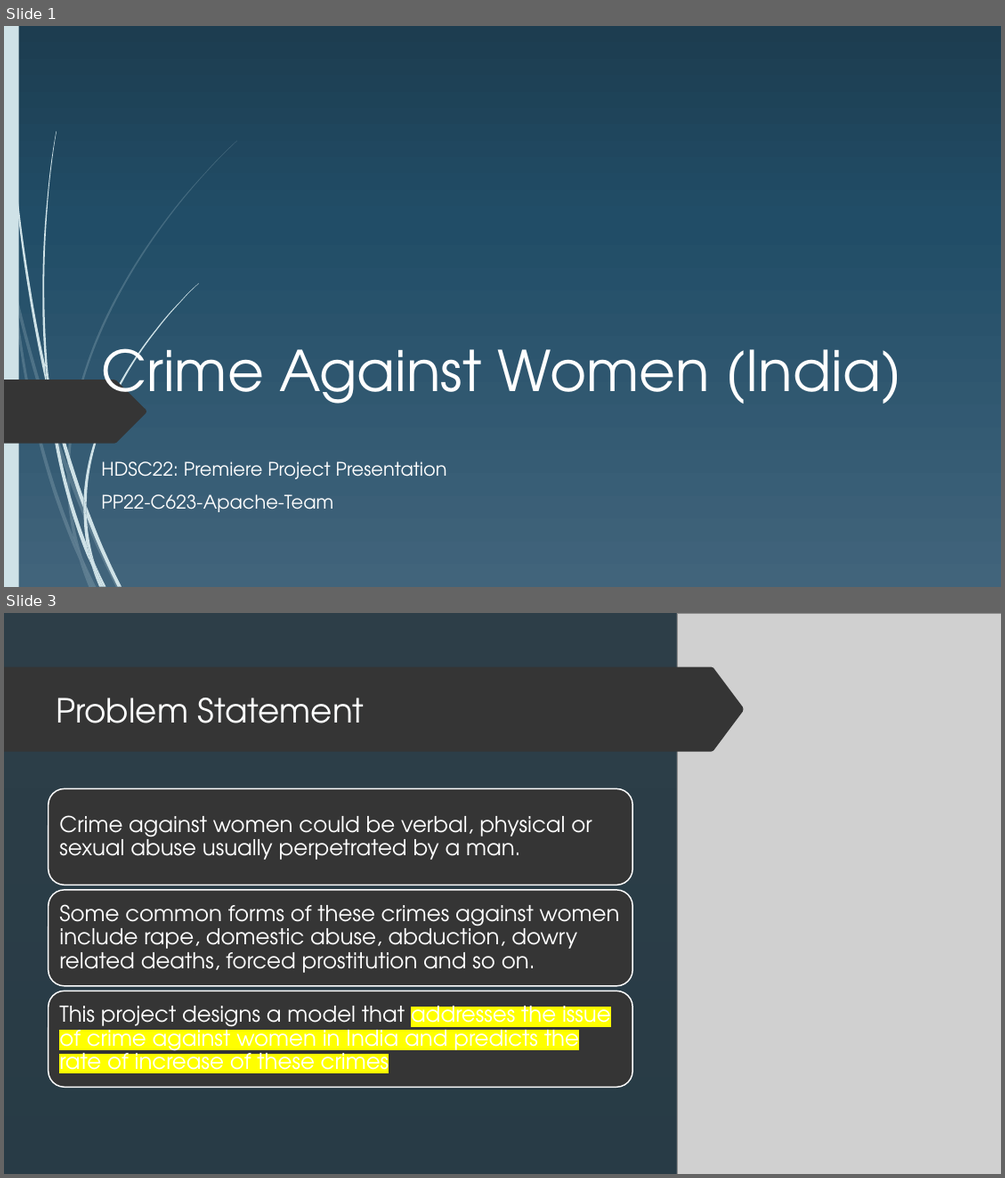
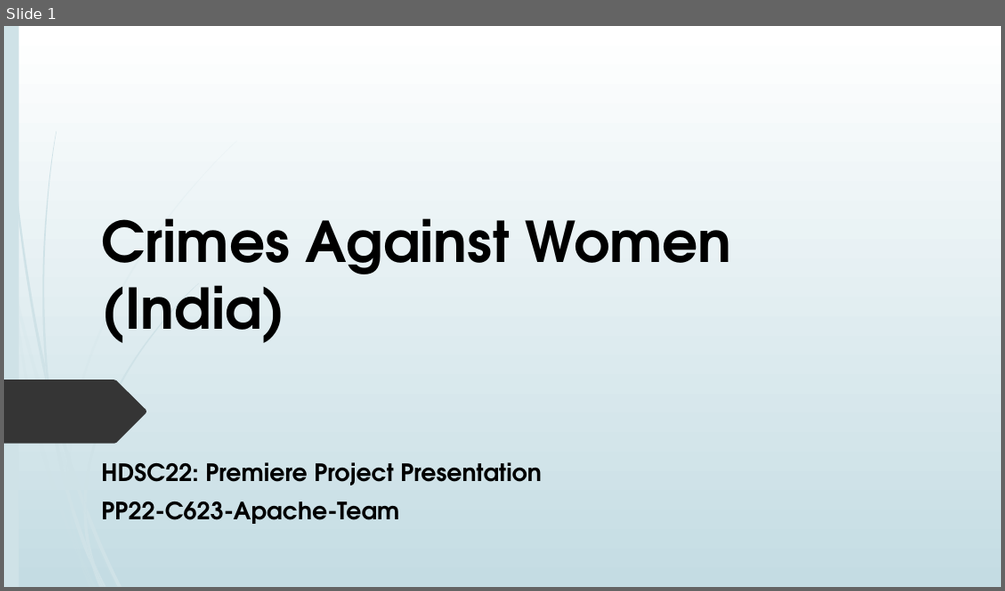
Before and after one commit to apacheteam/Crime-Against-Women-PP22-C623-APACHE-TEAM, a slide deck: PPT.pptx. Shown one above the other, each under a label of ours: slides 1 and 3 before the commit, slide 1 after it; the slides between them are not shown. The pictures are 1005x1178 and 1005x591 pixels, drawn with LibreOffice and Linux fonts; fonts in the diff are those of the drawing; grey boxes stand for pictures. Boxes give left, top, right and bottom in pixels: in the first picture for what was removed or moved away, otherwise in the second. Text is boxed around its words. In the diff, an @@ line names an element or a change of style, - is before the commit and + after.

```diff
--- a/PPT.pptx
+++ b/PPT.pptx
@@ slide 3 removed at (4,613,1001,1174), background gradient #FFFFFF to #C5DEE5 @@
@@ rectangle removed at (4,613,19,1174) @@
@@ rectangle removed at (4,613,1001,1174) @@
@@ rectangle removed at (4,613,677,1174) @@
@@ picture removed at (677,613,1001,1174) @@
@@ freeform shape removed at (4,672,134,713) @@
@@ freeform shape removed at (4,666,744,751) @@
@@ title removed at (56,698,364,723) @@
-Problem Statement
@@ group removed at (48,788,632,1086): 3 rounded rectangles, 3 texts @@
-Crime against women could be verbal, physical or sexual abuse usually perpetrated by a man.
-Some common forms of these crimes against women include rape, domestic abuse, abduction, dowry related deaths, forced prostitution and so on.
-This project designs a model that addresses the issue of crime against women in India and predicts the rate of increase of these crimes
@@ group removed at (4,728,237,1174): 9 freeform shapes @@
@@ group removed at (4,728,237,1174): 9 freeform shapes @@
@@ group removed at (7,613,198,1174): 12 freeform shapes @@
@@ slide 1 changed as well @@
@@ background gradient #42647C to #224D67 to #1D3D51 to gradient #FFFFFF to #C4DCE3 @@
@@ title at (101,218,732,343): text changed; text colour #FFFFFF to #000000; bold on @@
-Crime Against Women (India)
+Crimes Against Women (India)
@@ subtitle "HDSC22: Premiere Project Presentation" at (101,462,542,524): size 18 to 23 pt, text colour #FFFFFF to #000000, bold on; less space between paragraphs @@
```
Also in this commit, not shown: 4 other slides changed, 10 slides added, 8 other slides removed, 4 other files.
